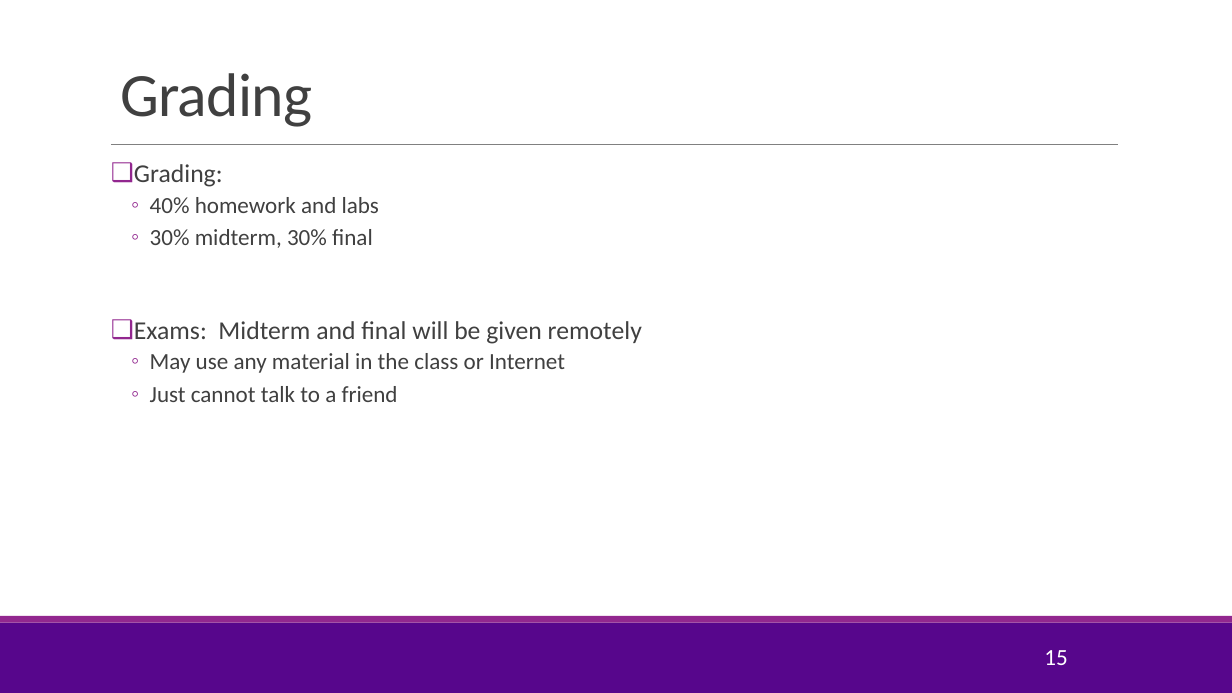
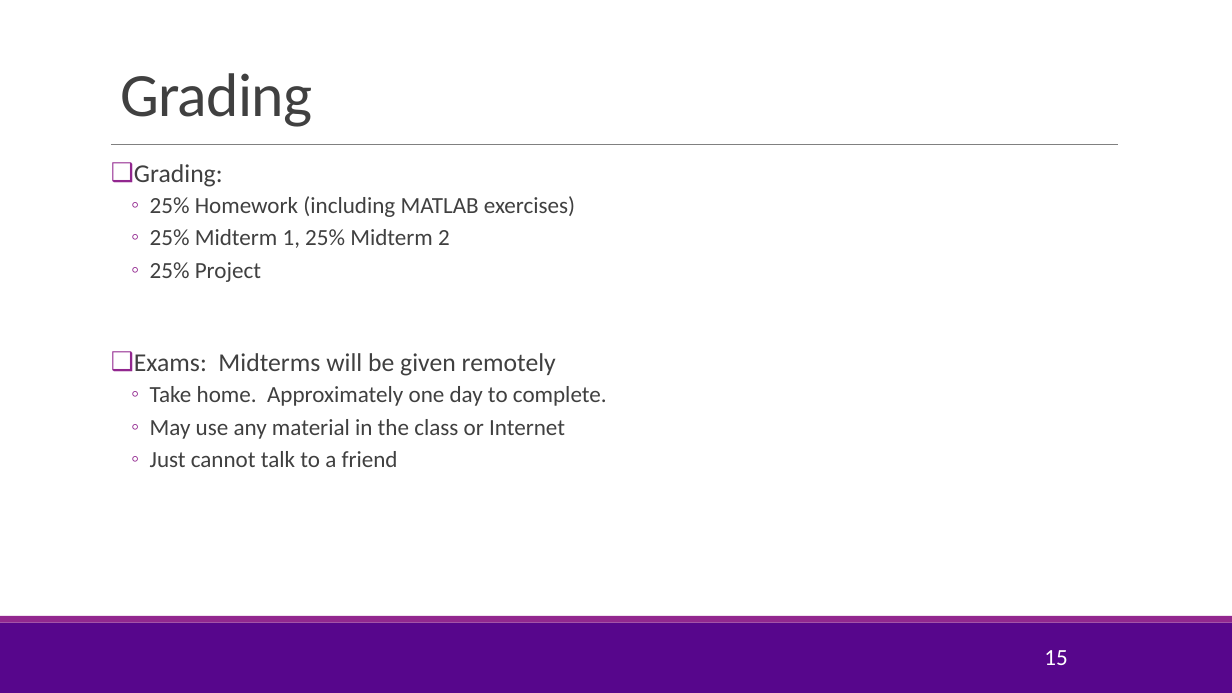
Before and after one commit to sdrangan/wirelesscomm, a slide deck: slide 15 of lectures/CourseAdmin.pptx. Drawn at 1232x693 pixels with LibreOffice and Linux fonts; fonts in the diff are those of the drawing; background and template pictures are left out. Boxes give left, top, right and bottom in pixels: in the first picture for what was removed or moved away, otherwise in the second. Text is boxed around its words. In the diff, an @@ line names an element or a change of style, - is before the commit and + after.

```diff
--- a/lectures/CourseAdmin.pptx
+++ b/lectures/CourseAdmin.pptx
@@ text at [134,196,607,406]: text changed; size 20 to 18 pt @@
-  ◦ 40% homework and labs
-  ◦ 30% midterm, 30% final
-❑ Exams: Midterm and final will be given remotely
+  ◦ 25% Homework (including MATLAB exercises)
+  ◦ 25% Midterm 1, 25% Midterm 2
+  ◦ 25% Project
+❑ Exams: Midterms will be given remotely
+  ◦ Take home. Approximately one day to complete.
```
Also in this commit, not shown: 1 other slide changed, 3 slides added, 1 other file.
